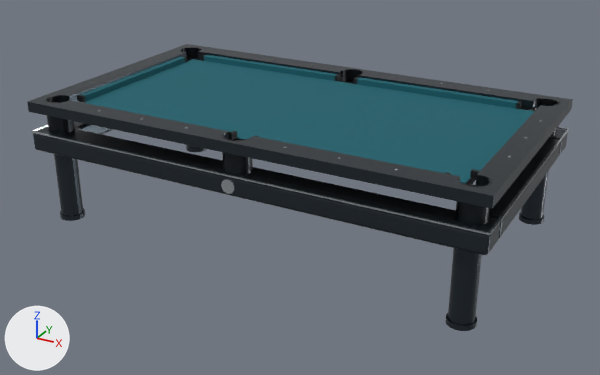
The glTF model app/src/main/assets/models/table_b.glb: old version first, new version second.
One viewpoint serves both versions: a camera (50 mm lens) standing at (2.37, -4.32, 2.37) and looking at (0.03, -0.06, 0.24). Arrows for +X, +Y and +Z are at lower left; the lights stay in place. The picture after the commit comes second. Where no turn or scale is listed for an object, it has been applied to the vertices. Vertices at exactly the same position are counted once.

Objects in the first picture: 'SM_Apron', 'SM_ApronMedallion', 'SM_ApronReveal', 'SM_Cloth', 'SM_Cushions', 'SM_Legs', 'SM_PocketWells', 'SM_Rails' and 3 more.
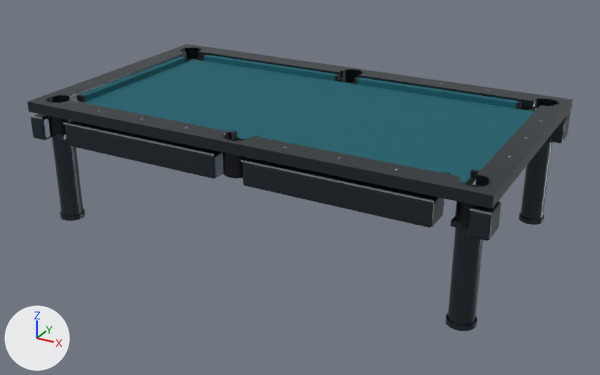
The change, as a list of edits to the scene's bpy script:
```text
Change me_cube_004:
    used by ob_sm_apron; location = (0.0, -0.733, 0.54)
    remove me_cube_004.from_pydata(...)  # 384 vertices, 752 faces; spans x -1.47..1.47, y -0.1..1.56, z -0.06..0.06
    add me_cube_004.from_pydata(...)  # 768 vertices, 1504 faces; spans x -0.05..2.88, y -0.09..1.58, z -0.07..0.07
    me_cube_004 part 1: the loose piece of 96 vertices spanning x -1.47..1.47, y -0.1..0.1, z -0.06..0.06 is scaled about its middle by (0.0308, 0.882, 1.28)
    me_cube_004 part 2: the loose piece of 96 vertices spanning x -1.47..1.47, y 1.37..1.56, z -0.06..0.06 is scaled about its middle by (0.369, 0.882, 1.28), then moved by (0.78, -1.47, 0.0)
    me_cube_004 part 3: the loose piece of 96 vertices spanning x -1.47..1.47, y -0.1..0.1, z -0.06..0.06 is copied, and the copy is scaled about its middle by (0.369, 0.882, 1.28), then moved by (2.05, 0.0, 0.0); it spans x 1.5..2.59, y -0.09..0.09, z -0.07..0.07
    me_cube_004 part 4: the loose piece of 96 vertices spanning x 1.27..1.46, y 0.1..1.37, z -0.06..0.06 is scaled about its middle by (0.513, 0.124, 1.28), then moved by (1.46, -0.73, 0.0)
    me_cube_004 part 5: the loose piece of 96 vertices spanning x -1.46..-1.27, y 0.1..1.37, z -0.06..0.06 is scaled about its middle by (0.513, 0.124, 1.28), then moved by (1.37, 0.76, 0.0)
    me_cube_004 part 6: the loose piece of 96 vertices spanning x 1.27..1.46, y 0.1..1.37, z -0.06..0.06 is copied, and the copy is scaled about its middle by (0.513, 0.124, 1.28), then moved by (1.46, 0.76, 0.0); it spans x 2.77..2.88, y 1.4..1.58, z -0.07..0.07
    other edits to the shape of me_cube_004 do not show in these pictures
Change me_cube_010:
    used by ob_sm_apronreveal; location = (0.0, -0.83, 0.604)
    remove me_cube_010.from_pydata(...)  # 32 vertices, 48 faces; spans x -1.47..1.47, y 0.0..1.66, z 0.0
    add me_cube_010.from_pydata(...)  # 64 vertices, 96 faces; spans x -0.05..2.88, y 0.0..1.66, z 0.0
    me_cube_010 part 7: a new loose piece, a box spanning x 0.2325..1.3225, y -0.005..0.005, z -0.004..0.004, in mat_mat_sight (light grey #c9d1d6)
    me_cube_010 part 8: a new loose piece, a box spanning x 1.5025..2.5925, y -0.005..0.005, z -0.004..0.004, in mat_mat_sight (light grey #c9d1d6)
    me_cube_010 part 9: a new loose piece, a box spanning x 2.7725..2.8775, y -0.005..0.005, z -0.004..0.004, in mat_mat_sight (light grey #c9d1d6)
    me_cube_010 part 10: the loose piece of 8 vertices spanning x -1.47..1.47, y 0.0, z 0.0 is deleted
    me_cube_010 part 11: the loose piece of 8 vertices spanning x 1.46..1.47, y 0.0..1.66, z 0.0 is deleted
    other edits to the shape of me_cube_010 do not show in these pictures
Change ob_sm_apron:
    ob_sm_apron.location: (0.0, -0.733, 0.54) -> (-1.413, -0.745, 0.632)
Remove ob_sm_apronmedallion:
    ob_sm_apronmedallion = bpy.data.objects.new('SM_ApronMedallion', me_cylinder)
    ob_sm_apronmedallion.location = (0.0, -0.832, 0.54)
Change ob_sm_apronreveal:
    ob_sm_apronreveal.location: (0.0, -0.83, 0.604) -> (-1.413, -0.83, 0.709)
```

What differs and where, as boxes [x1, y1, x2, y2] in the pictures (600 x 375 px; the box of a moved part takes in the faces that stretch with it):
'SM_Apron', reshaped, moved
    before: [33, 121, 568, 255]
    after: [31, 77, 570, 241]
'SM_ApronReveal', reshaped, moved (7% shorter)
    before: [31, 124, 569, 235]
    after: [29, 112, 571, 215]
'SM_ApronMedallion', deleted
    before: [221, 179, 235, 194]
part 1 of me_cube_004, moved or reshaped
    before: [33, 127, 500, 255]
    after: [31, 114, 51, 140]
part 2 of me_cube_004, moved or reshaped
    before: [552, 129, 568, 155]
    after: [65, 121, 223, 179]
part 3 of me_cube_004, added
    after: [242, 158, 444, 228]
part 4 of me_cube_004, moved or reshaped
    before: [489, 138, 560, 238]
    after: [468, 201, 501, 241]
part 5 of me_cube_004, moved or reshaped (not visible afterwards)
    before: [74, 121, 113, 134]
part 6 of me_cube_004, added
    after: [552, 114, 570, 143]
part 7 of me_cube_010, added
    after: [63, 122, 214, 156]
part 8 of me_cube_010, added
    after: [241, 160, 434, 202]
part 9 of me_cube_010, added
    after: [470, 208, 492, 215]
part 10 of me_cube_010, deleted
    before: [31, 131, 490, 235]
part 11 of me_cube_010, deleted
    before: [489, 129, 569, 235]
